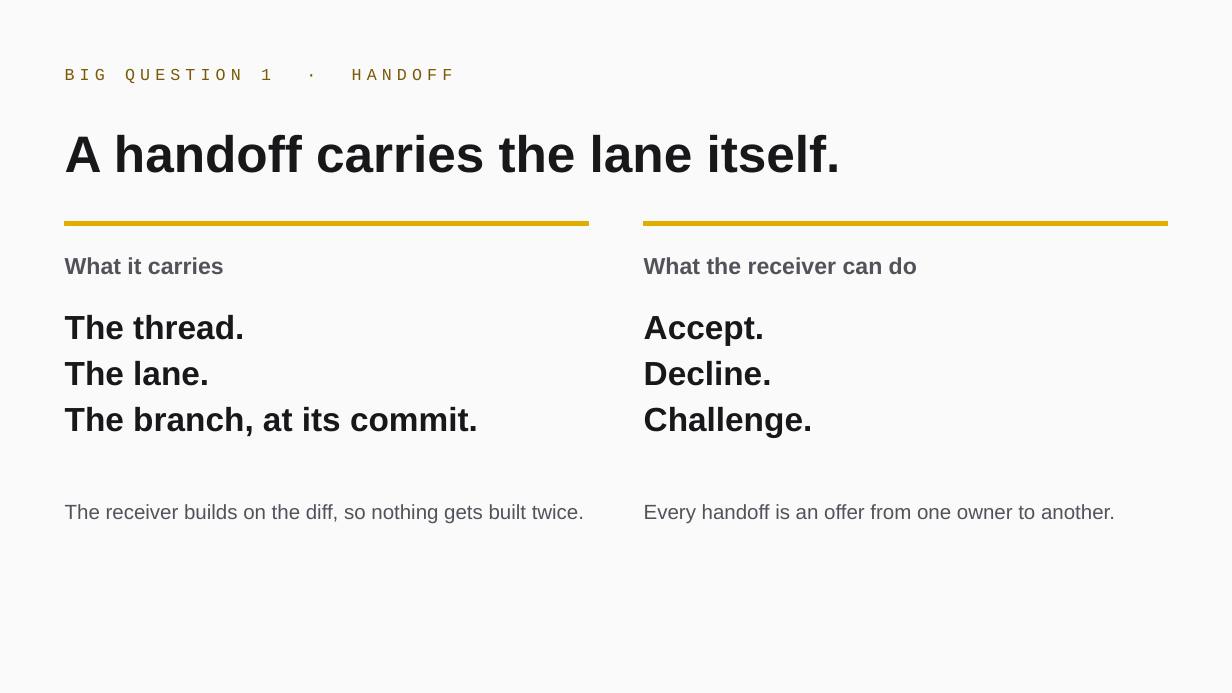
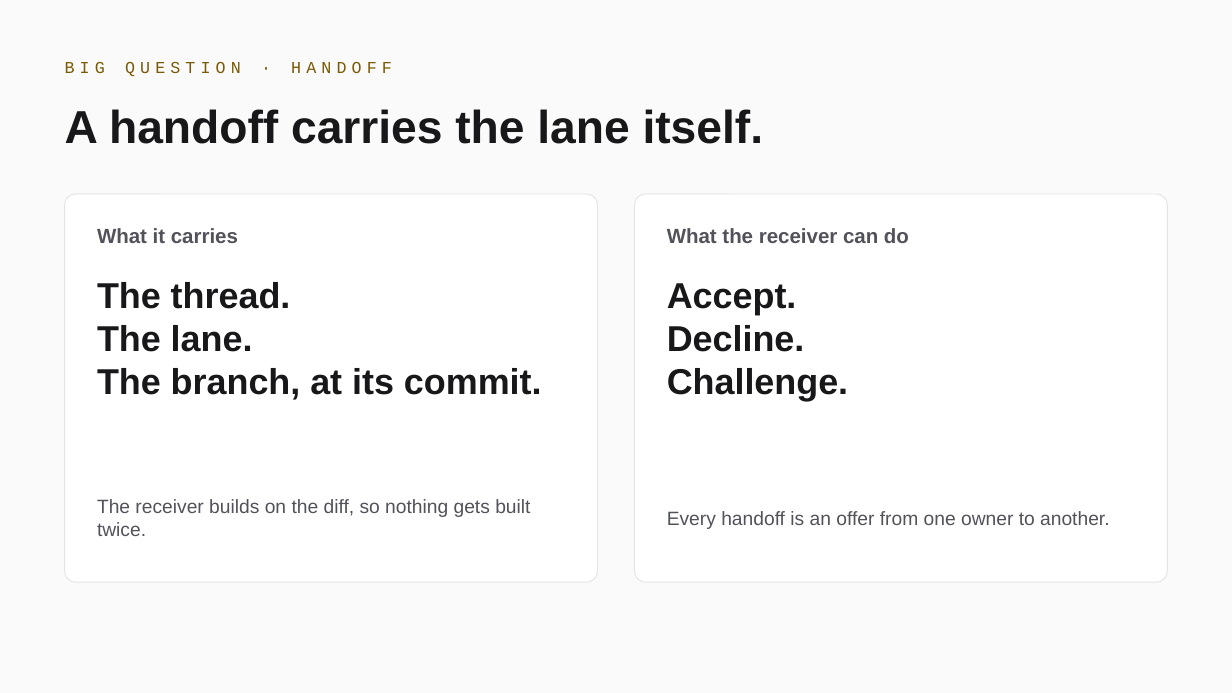
Before and after one commit to musterd-io/musterd, a slide deck: slide 7 of docs/demo/multiplayer-ai-2026-10-01/deck.pptx. Drawn at 1232x693 pixels with LibreOffice and Linux fonts; fonts in the diff are those of the drawing. Boxes give left, top, right and bottom in pixels: in the first picture for what was removed or moved away, otherwise in the second. Text is boxed around its words. In the diff, an @@ line names an element or a change of style, - is before the commit and + after.

```diff
--- a/docs/demo/multiplayer-ai-2026-10-01/deck.pptx
+++ b/docs/demo/multiplayer-ai-2026-10-01/deck.pptx
@@ text "A handoff carries the lane ...": place and size @@
-text "A handoff carries the lane ..." at [65,134,841,173]
+text "A handoff carries the lane ..." at [65,109,764,144]
@@ text "A handoff carries the lane ..." at [65,109,764,144]: size 40 to 36 pt @@
@@ text at [65,62,392,76]: text changed @@
-BIG QUESTION 1 · HANDOFF
+BIG QUESTION · HANDOFF
@@ rounded rectangle added at [65,194,598,582], fill #FFFFFF, outline #E4E4E7 0.75 pt @@
@@ rounded rectangle added at [635,194,1168,582], fill #FFFFFF, outline #E4E4E7 0.75 pt @@
@@ rectangle removed at [65,222,589,226] @@
@@ text "What it carries": place and size @@
-text "What it carries" at [65,257,224,274]
+text "What it carries" at [97,228,238,243]
@@ text "What it carries" at [97,228,238,243]: size 18 to 16 pt @@
@@ rectangle removed at [644,222,1168,226] @@
@@ text "What the receiver can do" at [667,228,909,243]: size 18 to 16 pt @@
@@ text "What the receiver can do": place and size @@
-text "What the receiver can do" at [644,257,917,274]
+text "What the receiver can do" at [667,228,909,243]
@@ text "The thread.": place and size @@
-text "The thread." at [65,315,478,436]
+text "The thread." at [97,282,542,400]
@@ text "The thread." at [97,282,542,400]: size 26 to 28 pt; line spacing 1.15 to 1 @@
@@ text "Accept." at [667,283,848,401]: size 26 to 28 pt; line spacing 1.15 to 1 @@
@@ text "Accept.": place and size @@
-text "Accept." at [644,316,813,437]
+text "Accept." at [667,283,848,401]
@@ text "The receiver builds on the ...": place and size @@
-text "The receiver builds on the ..." at [65,504,584,524]
+text "The receiver builds on the ..." at [97,499,530,536]
@@ text "The receiver builds on the ..." at [97,499,530,536]: size 16 to 15 pt; vertical alignment top to middle @@
@@ text "Every handoff is an offer ..." at [667,511,1110,529]: size 16 to 15 pt; vertical alignment top to middle @@
@@ text "Every handoff is an offer ...": place and size @@
-text "Every handoff is an offer ..." at [644,504,1115,524]
+text "Every handoff is an offer ..." at [667,511,1110,529]
```
Also in this commit, not shown: 1 other slide changed, 8 slides added, 8 slides removed, 4 other files.
